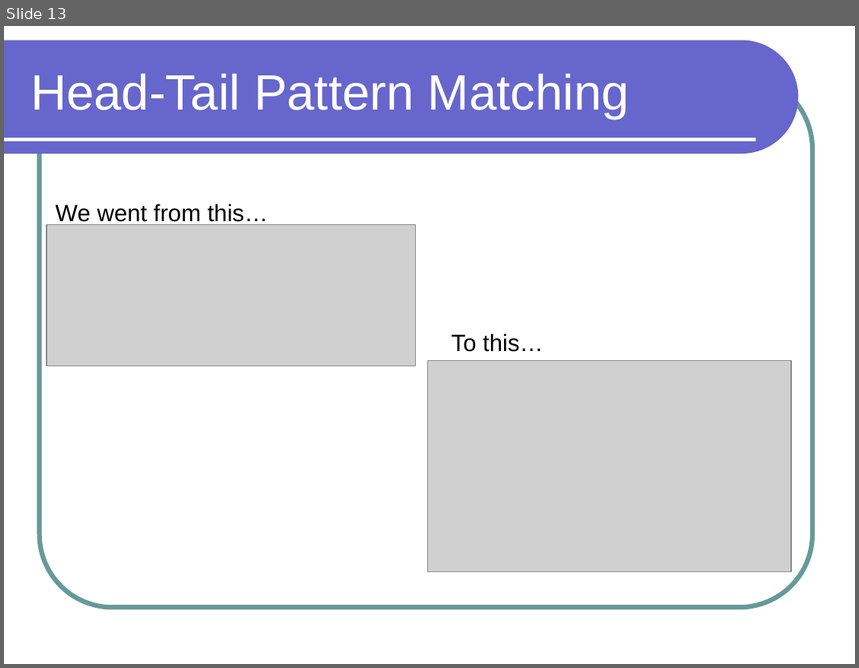
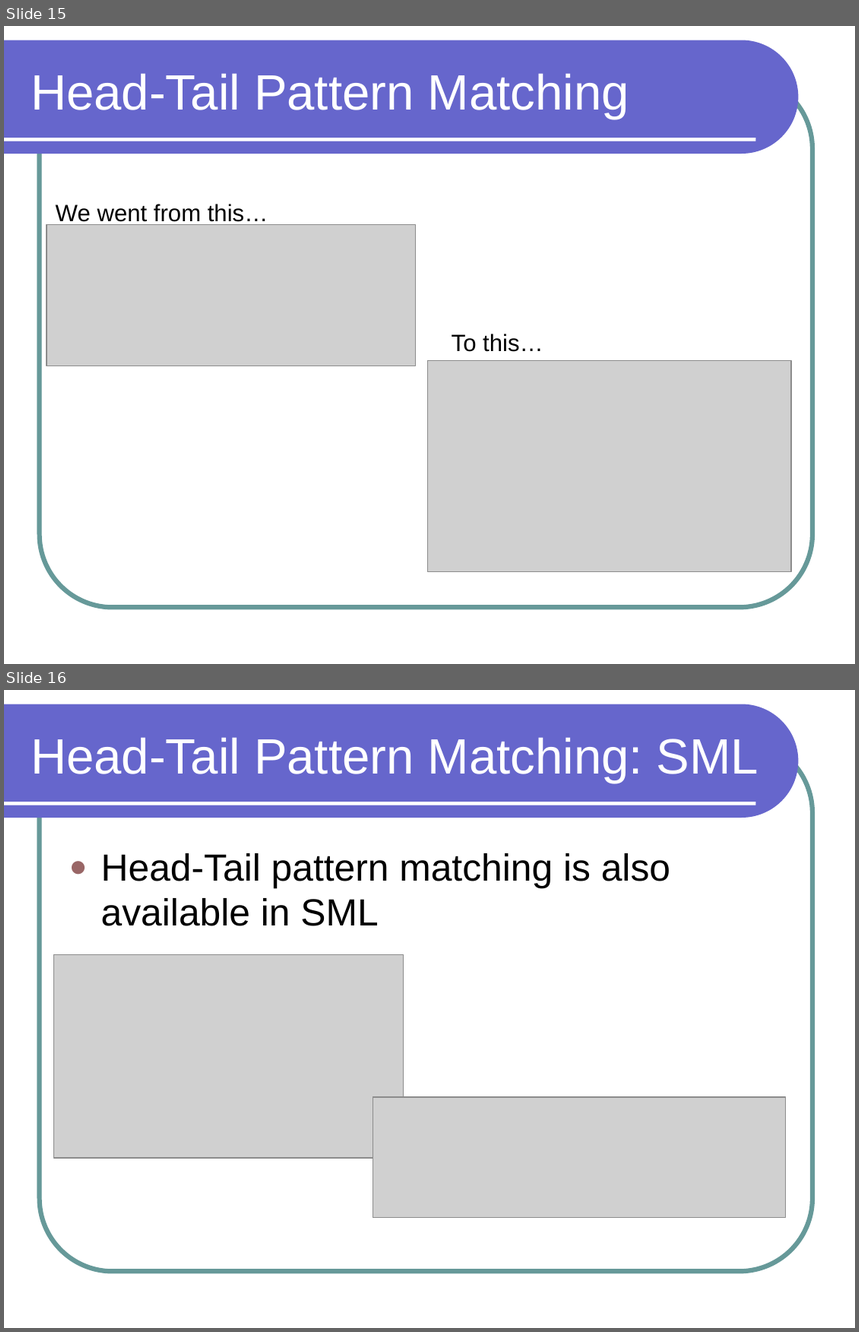
Before and after one commit to lutzhamel/CSC301, a slide deck: notes/csc301-ln013.ppt. Shown one above the other, each under a label of ours: slide 13 before the commit, slides 15 and 16 after it. The pictures are 859x668 and 859x1332 pixels, drawn with LibreOffice and Linux fonts; fonts in the diff are those of the drawing; grey boxes stand for pictures. Boxes give left, top, right and bottom in pixels: in the first picture for what was removed or moved away, otherwise in the second. Text is boxed around its words. In the diff, an @@ line names an element or a change of style, - is before the commit and + after.

```diff
--- a/notes/csc301-ln013.ppt
+++ b/notes/csc301-ln013.ppt
@@ slide 16 added at (x1=4, y1=690, x2=855, y2=1328), background #FFFFFF; not listed: 3 template elements that a slide beside it also shows @@
@@ title added at (x1=31, y1=737, x2=759, y2=783), 42 pt, text #FFFFFF @@
+Head-Tail Pattern Matching: SML
@@ text added at (x1=101, y1=853, x2=671, y2=926), 32 pt, text #000000 @@
+● Head-Tail pattern matching is also available in SML
@@ picture added at (x1=53, y1=954, x2=403, y2=1158) @@
@@ picture added at (x1=373, y1=1097, x2=785, y2=1219) @@
@@ what was slide 13 is now slide 15 @@
```
Also in this commit, not shown: 4 other slides added, 1 slide removed, 4 other files.
